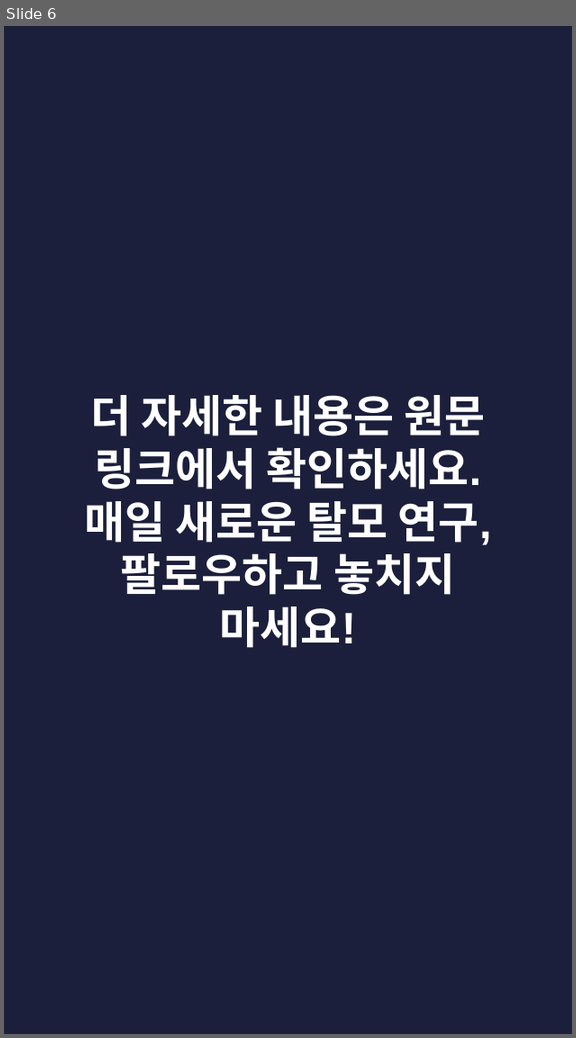
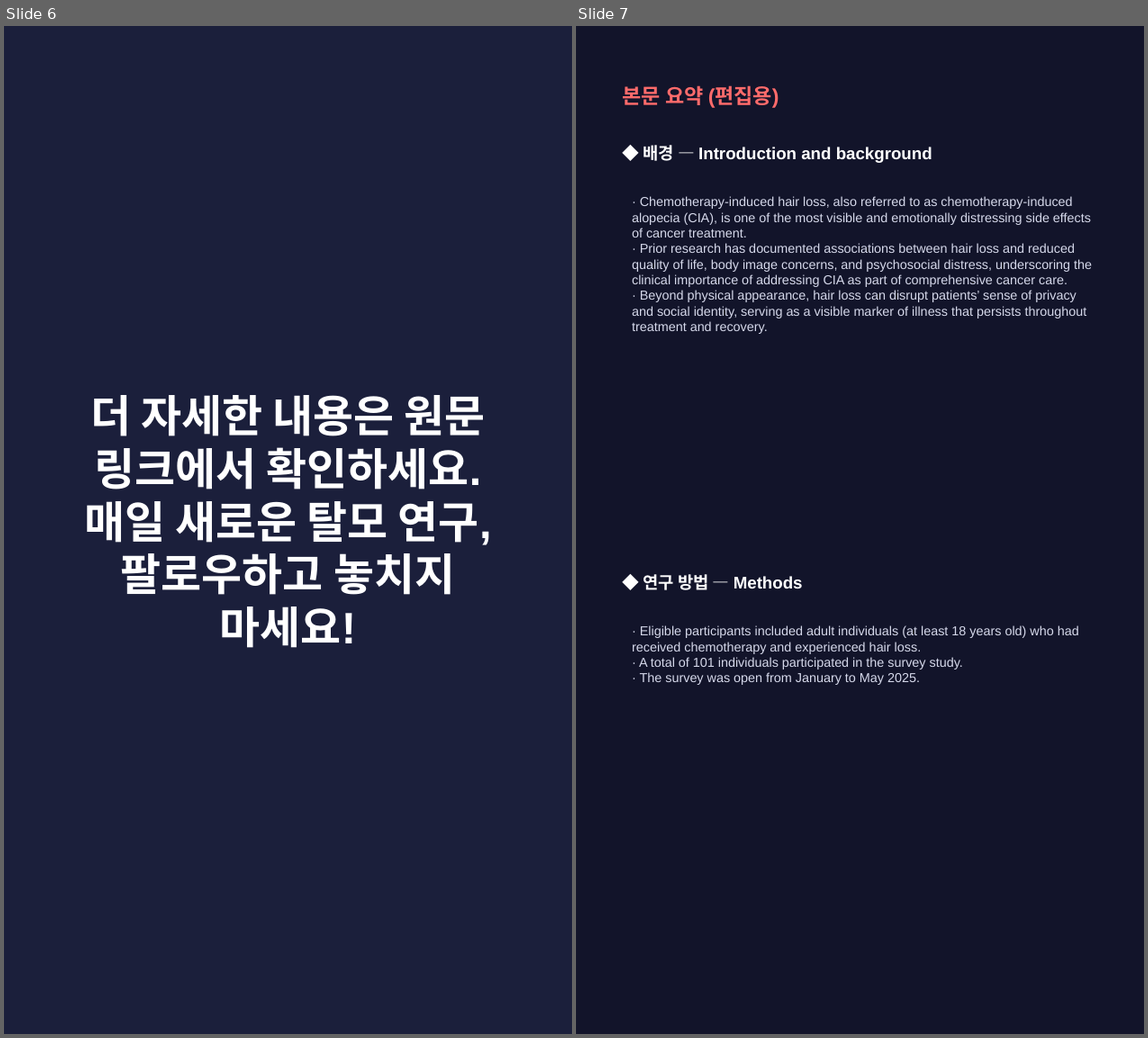
Before and after one commit to hyokang2010-BJ-ANTH/product-builder-test, a slide deck: pwa/data/latest/slides.pptx. Shown side by side, each under a label of ours: slide 6 before the commit, slides 6 and 7 after it. The pictures are 576x1038 and 1148x1038 pixels, drawn with LibreOffice and Linux fonts; fonts in the diff are those of the drawing. Boxes give left, top, right and bottom in pixels: in the first picture for what was removed or moved away, otherwise in the second. Text is boxed around its words. In the diff, an @@ line names an element or a change of style, - is before the commit and + after.

```diff
--- a/pwa/data/latest/slides.pptx
+++ b/pwa/data/latest/slides.pptx
@@ slide 7 added at (576,26,1144,1034), background #12142A @@
@@ text added at (623,85,779,108), 16 pt, text #FF6B6B, bold @@
+본문 요약 (편집용)
@@ text added at (644,145,932,163), 13 pt, text #FFFFFF, bold @@
+◆ 배경 — Introduction and background
@@ text added at (632,196,1092,334), 10 pt, text #D5D8EA @@
+· Chemotherapy-induced hair loss, also referred to as chemotherapy-induced alopecia (CIA), is one of the most visible and emotionally distressing side effects of cancer treatment.
+· Prior research has documented associations between hair loss and reduced quality of life, body image concerns, and psychosocial distress, underscoring the clinical importance of addressing CIA as part of comprehensive cancer care.
+· Beyond physical appearance, hair loss can disrupt patients’ sense of privacy and social identity, serving as a visible marker of illness that persists throughout treatment and recovery.
@@ text added at (644,574,803,590), 13 pt, text #FFFFFF, bold @@
+◆ 연구 방법 — Methods
@@ text added at (632,625,1079,685), 10 pt, text #D5D8EA @@
+· Eligible participants included adult individuals (at least 18 years old) who had received chemotherapy and experienced hair loss.
+· A total of 101 individuals participated in the survey study.
+· The survey was open from January to May 2025.
```
Also in this commit, not shown: 3 slides changed, 4 other slides added, 4 slides removed, 26 other files.
